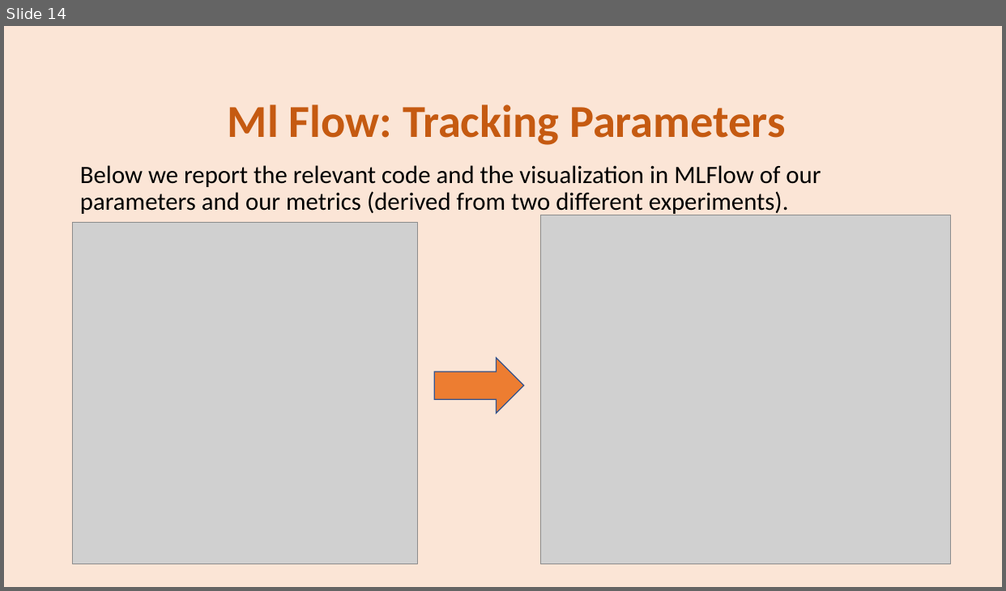
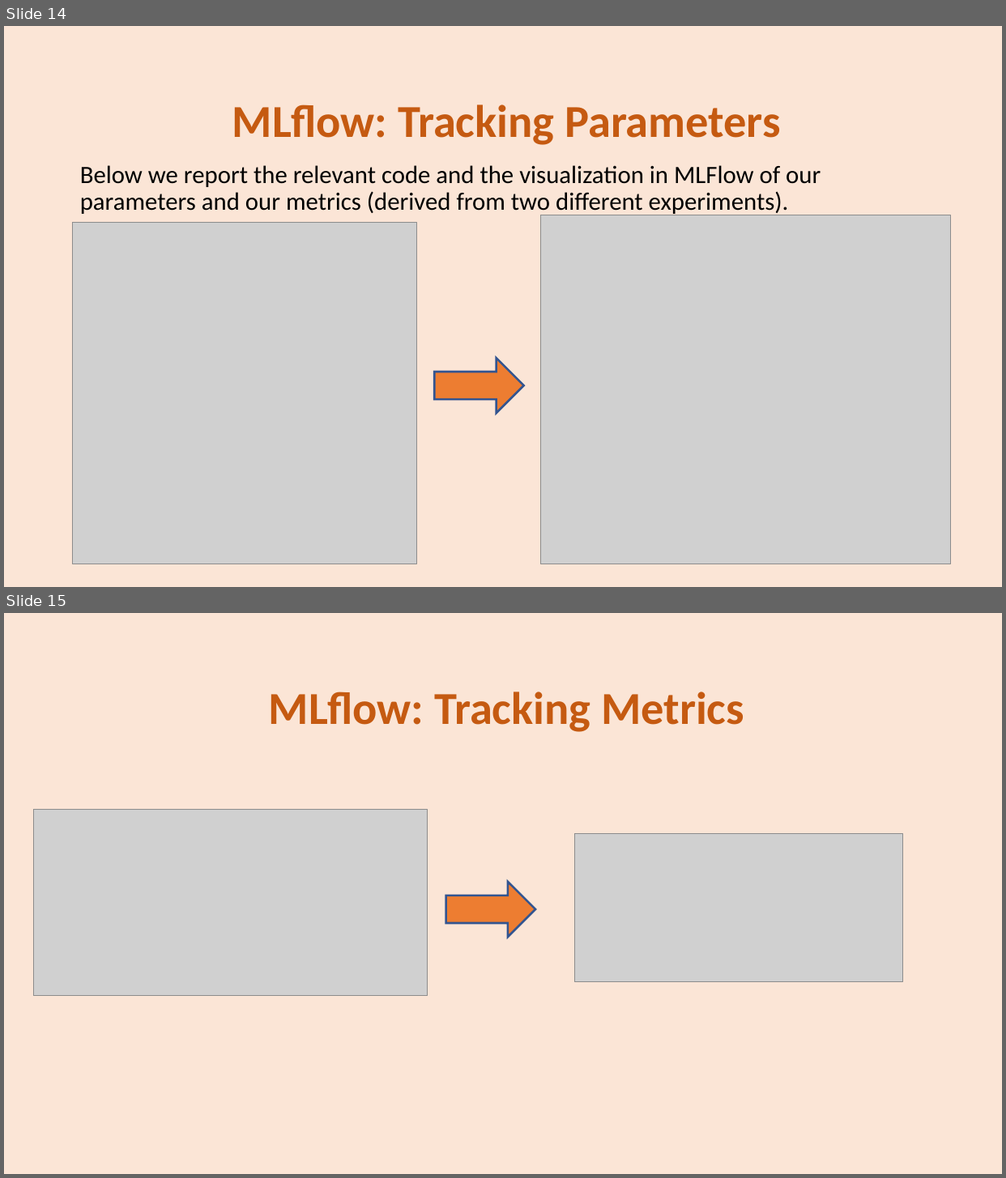
Before and after one commit to se4ai2223-uniba/architectural-style-recognition, a slide deck: docs/ArchiNet Team-Milestone 2.pptx. Shown one above the other, each under a label of ours: slide 14 before the commit, slides 14 and 15 after it. The pictures are 1006x591 and 1006x1178 pixels, drawn with LibreOffice and Linux fonts; fonts in the diff are those of the drawing; grey boxes stand for pictures. Boxes give left, top, right and bottom in pixels: in the first picture for what was removed or moved away, otherwise in the second. Text is boxed around its words. In the diff, an @@ line names an element or a change of style, - is before the commit and + after.

```diff
--- a/docs/ArchiNet Team-Milestone 2.pptx
+++ b/docs/ArchiNet Team-Milestone 2.pptx
@@ slide 15 added at [4, 613, 1002, 1174], background #FBE5D6 @@
@@ title added at [269, 692, 744, 732], 44 pt, text #C55A11, bold @@
+MLflow: Tracking Metrics
@@ picture added at [33, 810, 428, 996] @@
@@ picture added at [574, 834, 902, 982] @@
@@ right arrow added at [446, 882, 536, 937], fill #ED7D31, outline #325490 2 pt @@
@@ slide 14 changed as well @@
@@ title at [232, 105, 781, 145]: text changed @@
-Ml Flow: Tracking Parameters
+MLflow: Tracking Parameters
@@ right arrow at [434, 358, 524, 414]: outline #325491 1 pt to #325490 2 pt; proportions changed @@
```
Also in this commit, not shown: 5 other slides changed, 2 other slides added, 1 slide removed.
